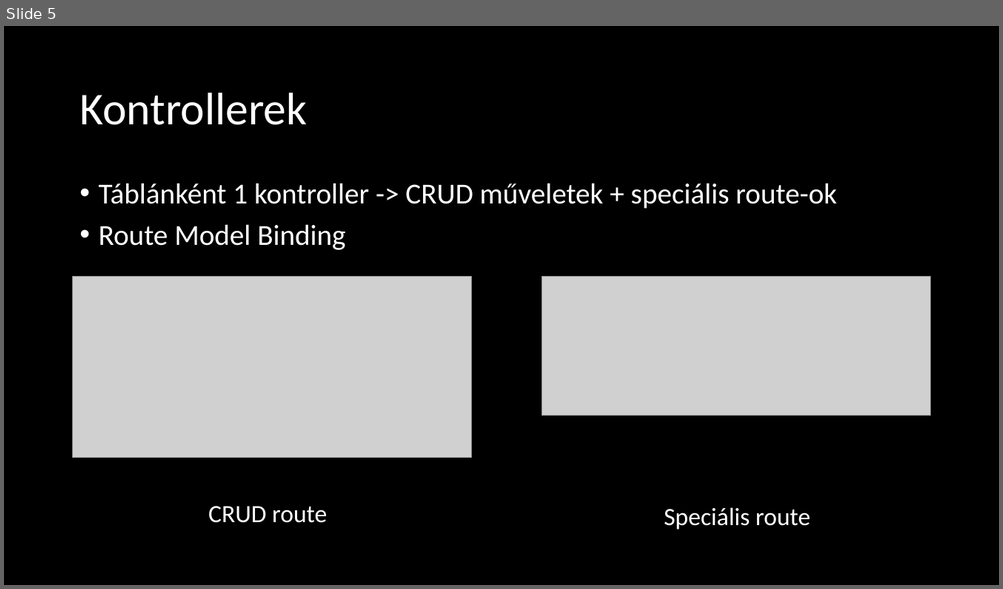
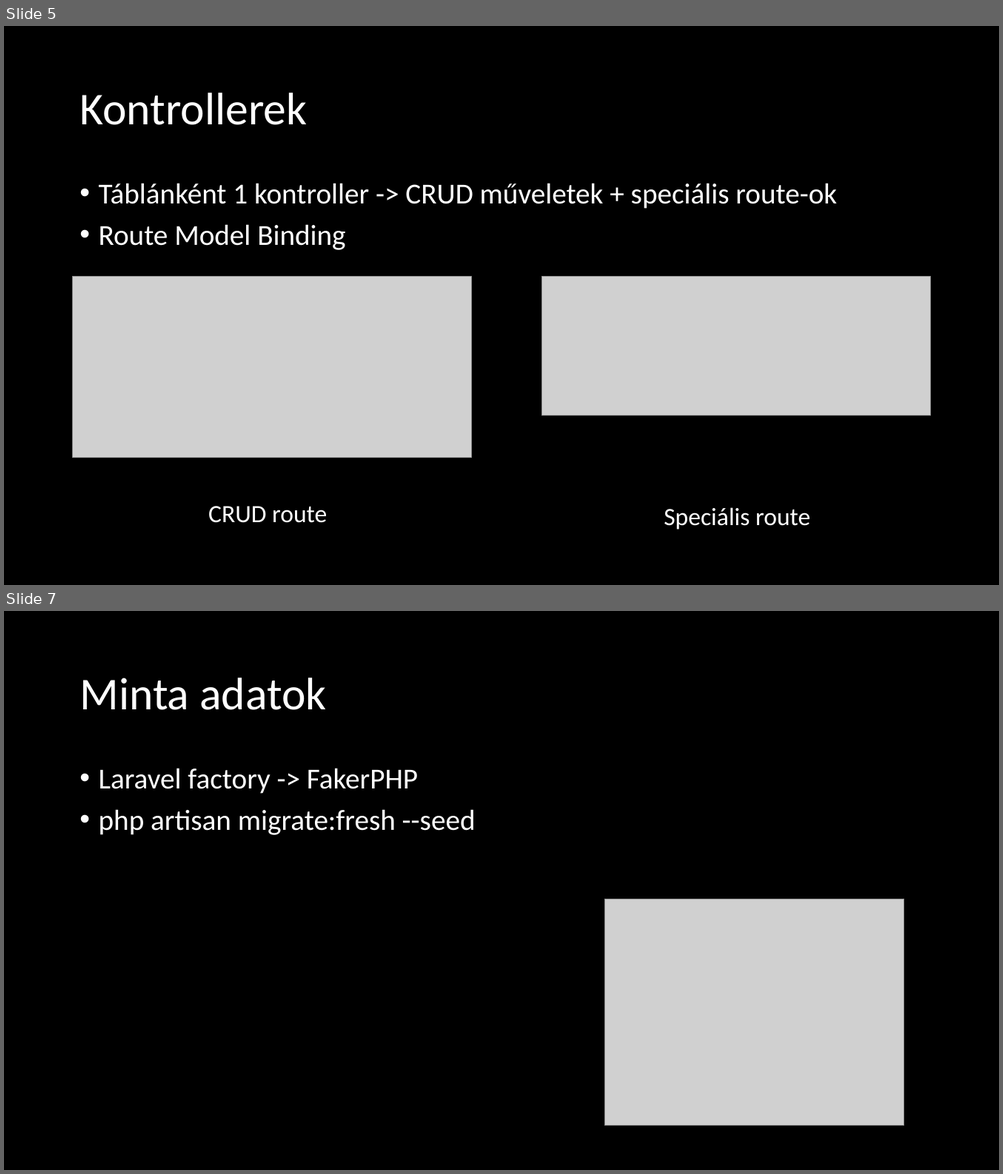
Before and after one commit to bicskey-balazs/dokumentacio, a slide deck: PPT/Backend.pptx. Shown one above the other, each under a label of ours: slide 5 before the commit, slides 5 and 7 after it; the slides between them are not shown. The pictures are 1003x589 and 1003x1174 pixels, drawn with LibreOffice and Linux fonts; fonts in the diff are those of the drawing; grey boxes stand for pictures. Boxes give left, top, right and bottom in pixels: in the first picture for what was removed or moved away, otherwise in the second. Text is boxed around its words. In the diff, an @@ line names an element or a change of style, - is before the commit and + after.

```diff
--- a/PPT/Backend.pptx
+++ b/PPT/Backend.pptx
@@ slide 7 added at (x1=4, y1=611, x2=999, y2=1170), background #000000 @@
@@ title added at (x1=79, y1=678, x2=326, y2=710), 44 pt, text #FFFFFF @@
+Minta adatok
@@ text added at (x1=99, y1=768, x2=475, y2=835), 28 pt, text #FFFFFF @@
+• Laravel factory -> FakerPHP
+• php artisan migrate:fresh --seed
@@ picture added at (x1=605, y1=899, x2=904, y2=1126) @@
```
Also in this commit, not shown: 1 other slide added, 4 other files.
